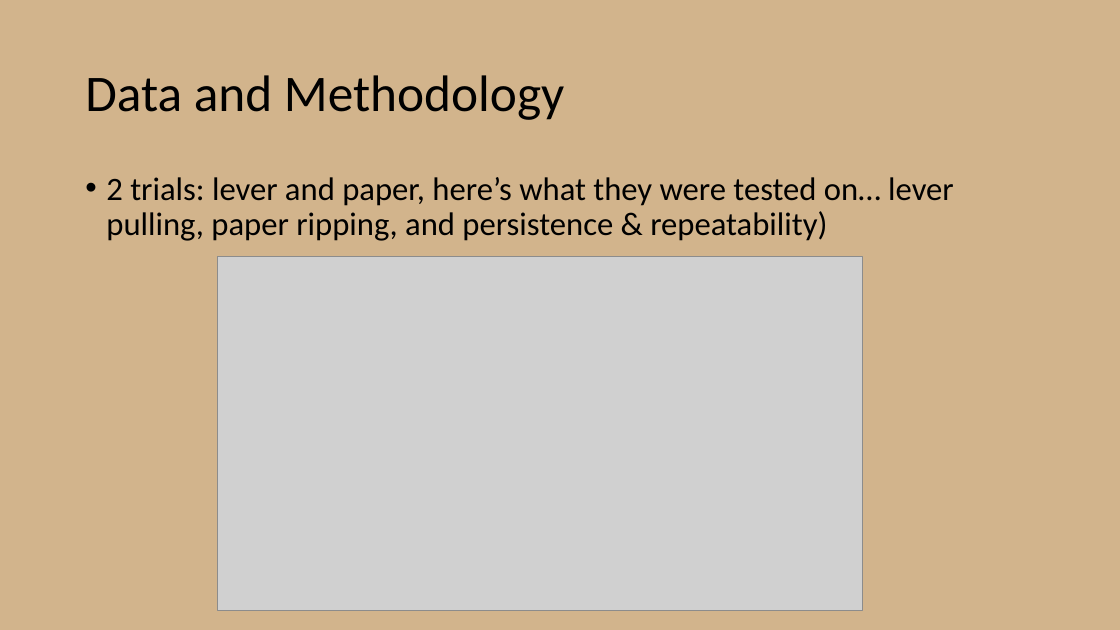
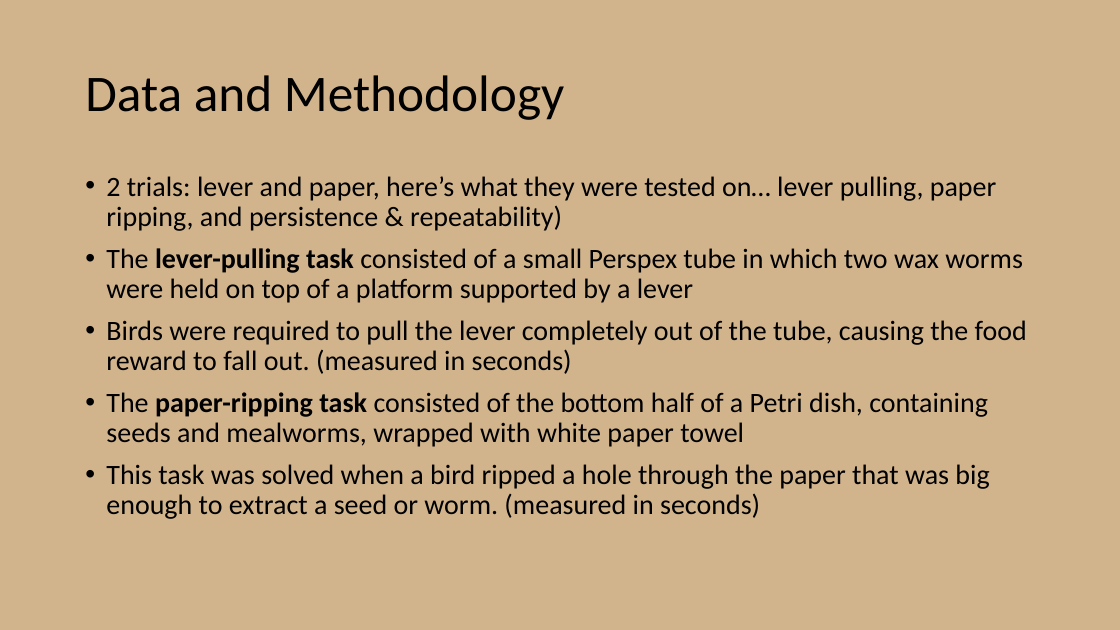
Before and after one commit to chanks06/chickadees, a slide deck: slide 7 of Presentation2.pptx (slide 5 before the commit). Drawn at 1120x630 pixels with LibreOffice and Linux fonts; fonts in the diff are those of the drawing; grey boxes stand for pictures. Boxes give left, top, right and bottom in pixels: in the first picture for what was removed or moved away, otherwise in the second. Text is boxed around its words. In the diff, an @@ line names an element or a change of style, - is before the commit and + after.

```diff
--- a/Presentation2.pptx
+++ b/Presentation2.pptx
@@ text at (106, 176, 996, 231): size 28 to 24 pt in "2 trials: lever and paper, here’s what ..." @@
@@ text at (106, 248, 1027, 519): paragraphs added @@
+• The lever-pulling task consisted of a small Perspex tube in which two wax worms were held on top of a platform supported by a lever
+• Birds were required to pull the lever completely out of the tube, causing the food reward to fall out. (measured in seconds)
+• The paper-ripping task consisted of the bottom half of a Petri dish, containing seeds and mealworms, wrapped with white paper towel
+• This task was solved when a bird ripped a hole through the paper that was big enough to extract a seed or worm. (measured in seconds)
@@ picture removed at (218, 256, 863, 611) @@
```
Also in this commit, not shown: 4 other slides changed, 21 slides added, 1 slide removed, 2 other files.
